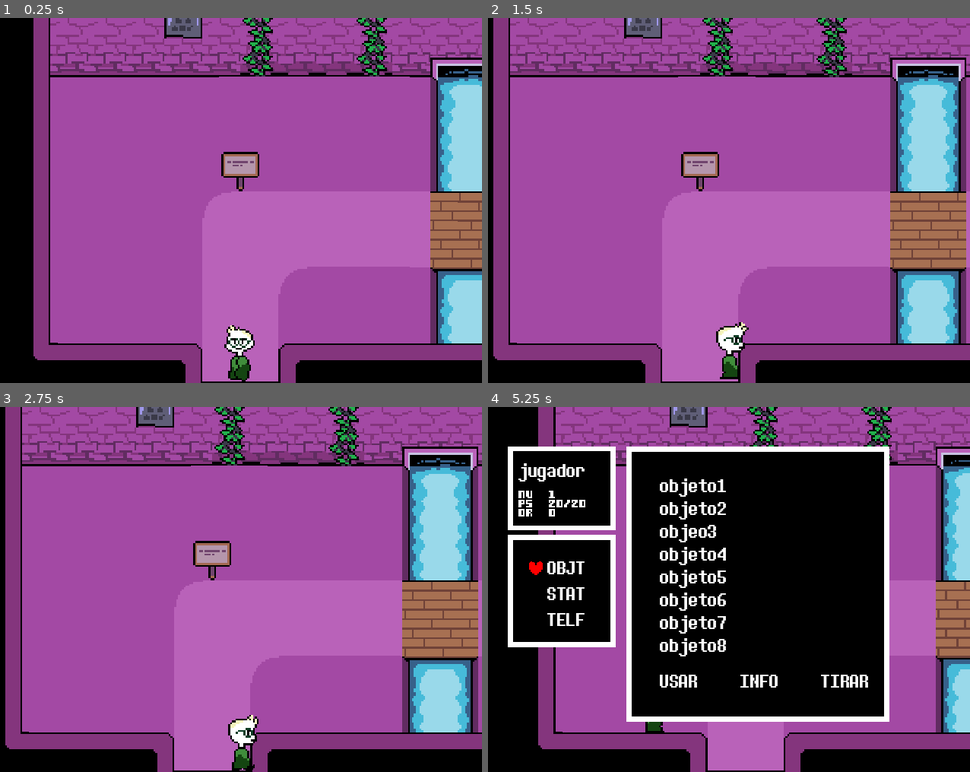
Above: before the commit, frames 1-4 (two rows, left to right).
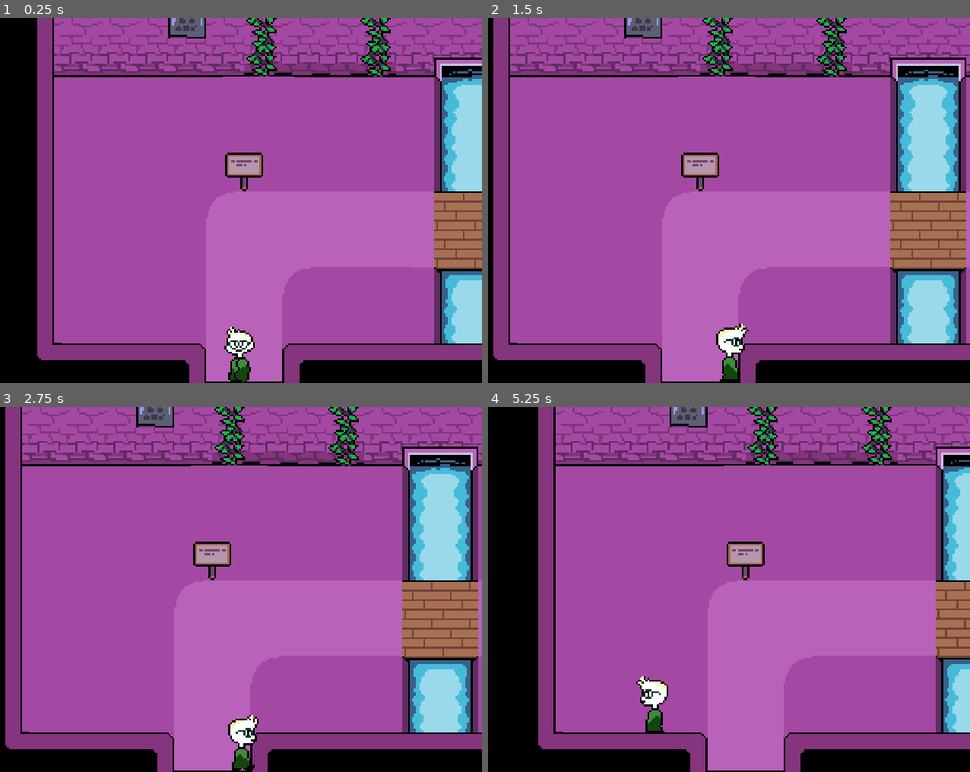
Above: after the commit, the same moments.

Repository: Ivan1-23/morelostale
Game: Godot game, scene res://mapa_ejemplo_2.tscn
Same seed, same stepped clock (60 frames per second), same inputs: the game is played once before the commit and once after it.
Inputs (mouse positions are in pixels of both pictures, inside the frame that each line leads up to):
- Up to frame 1 (0.25 s): no input
- Up to frame 2 (1.5 s): tap Enter (acción) at 0.5 s; move the mouse to (835, 182) at 0.52 s; hold Right (ui_right) 0.53-1.25 s; hold Enter (acción) 0.53-1.25 s; click (835, 182) at 0.67 s; drag from (627, 218) to (700, 273) at 1.27 s
- Up to frame 3 (2.75 s): tap Space at 2 s; move the mouse to (289, 509) at 2.02 s; hold Right (ui_right) from 2.03 s (still down); hold Shift (correr) from 2.03 s (still down); tap Enter (acción) at 2.3 s
- Up to frame 4 (5.25 s): release Right (ui_right) at 2.75 s; release Shift (correr) at 2.75 s; drag from (700, 662) to (579, 534) at 2.77 s; move the mouse to (873, 644) at 3.52 s; hold Left (ui_left) 3.53-4.25 s; hold Enter (acción) 3.53-4.25 s; tap C (menu) at 4.15 s; drag from (555, 472) to (651, 498) at 4.27 s; click (555, 567) at 5.02 s

The runs differ from the first frame. In frame 1, 9.9% of the frame differs, in the area x 6-100%, y 0-100%; in frame 2, 0.4%; in frame 3, less than 0.1%; in frame 4, 50%, in the area x 4-84%, y 10-87%.

Commit message:
ssistema de dialogo p1(test_1.2)

Diff:
--- /dev/null
+++ b/cuadro_dialogo.gd
@@ -0,0 +1,78 @@
+extends CanvasLayer
+
+signal dialogo_terminado
+
+@onready var texto_label = $Fondo/Contenedor/Texto
+@onready var retrato = $Fondo/Contenedor/Retrato
+@onready var timer = $TimerEfecto
+@onready var audio_voz = $AudioVoz
+
+
+var lineas_dialogo: Array = []
+var linea_actual: int = 0
+var escribiendo: bool = false
+
+func _ready():
+	visible = false
+
+func iniciar_dialogo(datos_dialogo: Array):
+	# Formato esperado: [{"texto": "* Hola humano.", "retrato": null, "voz": stream_audio}]
+	lineas_dialogo = datos_dialogo
+	linea_actual = 0
+	visible = true
+	mostrar_linea()
+
+func mostrar_linea():
+	if linea_actual >= lineas_dialogo.size():
+		finalizar_dialogo()
+		return
+
+	escribiendo = true
+	texto_label.visible_characters = 0
+
+	var datos = lineas_dialogo[linea_actual]
+	texto_label.text = datos.get("texto", "")
+
+	# --- LÓGICA DINÁMICA DE RETRATO Y SEPARACIÓN ---
+	var contenedor = $Fondo/Contenedor
+
+	if datos.get("retrato") != null:
+		retrato.texture = datos["retrato"]
+		retrato.visible = true
+		# Si hay retrato, ponemos la separación que quieras (por ejemplo, 16 píxeles)
+		contenedor.add_theme_constant_override("separation", 16)
+	else:
+		retrato.visible = false
+		# Si NO hay retrato, forzamos la separación a 0 para que no deje un hueco vacío
+		contenedor.add_theme_constant_override("separation", 0)
+
+	if datos.get("voz") != null:
+		audio_voz.stream = datos["voz"]
+
+	timer.start()
+
+func _on_timer_efecto_timeout():
+	if texto_label.visible_characters < texto_label.get_total_character_count():
+		texto_label.visible_characters += 1
+		# Reproducir sonido de voz (evitamos que sature en los espacios vacíos)
+		if texto_label.text[texto_label.visible_characters - 1] != " " and audio_voz.stream:
+			audio_voz.play()
+	else:
+		timer.stop()
+		escribiendo = false
+
+func _input(event):
+	if visible and event.is_action_pressed("acción"):
+		if escribiendo:
+			# El truco Undertale: si presionas "acción" mientras escribe, muestra todo de golpe
+			timer.stop()
+			texto_label.visible_characters = -1
+			escribiendo = false
+		else:
+			# Si ya terminó de escribir, avanza a la siguiente línea
+			linea_actual += 1
+			mostrar_linea()
+
+func finalizar_dialogo():
+	visible = false
+	emit_signal("dialogo_terminado")
--- /dev/null
+++ b/cuadro_dialogo.tscn
@@ -0,0 +1,51 @@
+[gd_scene format=3 uid="uid://cqn82hrcqlf1j"]
+
+[ext_resource type="Script" uid="uid://djg0bfifvpqdh" path="res://cuadro_dialogo.gd" id="1_c6uhv"]
+[ext_resource type="Texture2D" uid="uid://bll6rtr7cwkjf" path="res://sprites/textura_menu2.png" id="2_0yen5"]
+[ext_resource type="FontFile" uid="uid://bh72o0b2molck" path="res://fonts/8bitoperator_jve.ttf" id="3_0yen5"]
+
+[node name="cuadro_dialogo" type="CanvasLayer" unique_id=1836545299]
+script = ExtResource("1_c6uhv")
+
+[node name="Fondo" type="NinePatchRect" parent="." unique_id=1992983721]
+anchors_preset = 12
+anchor_top = 1.0
+anchor_right = 1.0
+anchor_bottom = 1.0
+offset_left = 31.0
+offset_top = -162.0
+offset_right = -31.0
+offset_bottom = -10.0
+grow_horizontal = 2
+grow_vertical = 0
+texture = ExtResource("2_0yen5")
+patch_margin_left = 1
+patch_margin_right = 1
+
+[node name="Contenedor" type="HBoxContainer" parent="Fondo" unique_id=1110454879]
+layout_mode = 0
+offset_left = 25.0
+offset_top = 14.0
+offset_right = 563.0
+offset_bottom = 140.0
+
+[node name="Retrato" type="TextureRect" parent="Fondo/Contenedor" unique_id=97292185]
+texture_filter = 1
+custom_minimum_size = Vector2(120, 16)
+layout_mode = 2
+
+[node name="Texto" type="RichTextLabel" parent="Fondo/Contenedor" unique_id=1740690361]
+custom_minimum_size = Vector2(500, 25)
+layout_mode = 2
+theme_override_fonts/normal_font = ExtResource("3_0yen5")
+bbcode_enabled = true
+horizontal_alignment = 3
+
+[node name="TimerEfecto" type="Timer" parent="Fondo" unique_id=2106946908]
+wait_time = 0.3
+one_shot = true
+
+[node name="AudioVoz" type="AudioStreamPlayer2D" parent="Fondo" unique_id=441363253]
+max_polyphony = 3
+
+[connection signal="timeout" from="Fondo/TimerEfecto" to="." method="_on_timer_efecto_timeout"]
--- /dev/null
+++ b/letrero_ejemplo.gd
@@ -0,0 +1,24 @@
+extends StaticBody2D
+
+# Puedes cargar aquí retratos y audios específicos para este personaje
+var voz_sans = null
+
+func hablar() -> Array:
+	# Retornamos un Array de Diccionarios con el formato de Undertale
+	return [
+		{
+			"texto": "* Hola... Bienvenido a la sala debug.",
+			"retrato": null,
+			"voz": voz_sans
+		},
+		{
+			"texto": "* Aquí es donde el programador prueba que las cosas no exploten.",
+			"retrato": null,
+			"voz": voz_sans
+		},
+		{
+			"texto": "* ...Espero que tengas cuidado.",
+			"retrato": null,
+			"voz": voz_sans
+		}
+	]
--- /dev/null
+++ b/letrero_ejemplo.tscn
@@ -0,0 +1,15 @@
+[gd_scene format=3 uid="uid://d32bww5ccae5h"]
+
+[ext_resource type="Script" uid="uid://b32sdgkdqgns5" path="res://letrero_ejemplo.gd" id="1_fha4e"]
+[ext_resource type="Texture2D" uid="uid://cv3nfm33ld0ib" path="res://sprites/letrero_debug.png" id="2_qgg07"]
+
+[sub_resource type="RectangleShape2D" id="RectangleShape2D_1p176"]
+
+[node name="StaticBody2D" type="StaticBody2D" unique_id=11653250]
+script = ExtResource("1_fha4e")
+
+[node name="CollisionShape2D" type="CollisionShape2D" parent="." unique_id=1507325485]
+shape = SubResource("RectangleShape2D_1p176")
+
+[node name="Sprite2D" type="Sprite2D" parent="CollisionShape2D" unique_id=729022875]
+texture = ExtResource("2_qgg07")
--- a/mapa_ejemplo_2.tscn
+++ b/mapa_ejemplo_2.tscn
@@ -5,6 +5,7 @@
 [ext_resource type="Texture2D" uid="uid://di7x0n3aagnef" path="res://sprites/Sprite10.png" id="2_nk6g5"]
 [ext_resource type="PackedScene" uid="uid://m7a4j1a14a3s" path="res://player.tscn" id="3_r3vdj"]
 [ext_resource type="PackedScene" uid="uid://dsexmuqal45mo" path="res://zona_camera.tscn" id="4_nk6g5"]
+[ext_resource type="Texture2D" uid="uid://cv3nfm33ld0ib" path="res://sprites/letrero_debug.png" id="5_btvci"]
 
 [node name="mapa ejemplo 2" type="Node2D" unique_id=701696987]
 script = ExtResource("1_r3vdj")
@@ -30,7 +31,7 @@
 [node name="Sprite10" type="Sprite2D" parent="mapa/Sprite2D" unique_id=73974081]
 z_index = 2
 texture_filter = 1
-position = Vector2(-127, 45.249996)
+position = Vector2(-127, 46.249996)
 scale = Vector2(1, 1.2)
 texture = ExtResource("2_nk6g5")
 
@@ -39,7 +40,12 @@
 
 [node name="player" parent="Node2D" unique_id=1006129407 instance=ExtResource("3_r3vdj")]
 z_index = 1
-position = Vector2(-256, 53)
+position = Vector2(-258, 54)
+
+[node name="LetreroDebug" type="Sprite2D" parent="Node2D" unique_id=2103864633]
+z_index = 2
+position = Vector2(-127, 53)
+texture = ExtResource("5_btvci")
 
 [node name="ZonaCamera" parent="." unique_id=294356047 instance=ExtResource("4_nk6g5")]
 visible = false
--- a/player.gd
+++ b/player.gd
@@ -10,17 +10,29 @@
 @onready var animaciones = $CollisionShape2D/AnimatedSprite2D
 @onready var mira = $CollisionShape2D/RayCast2D
 @onready var menu = $menu
+@onready var escenario_dialogo = preload("res://cuadro_dialogo.tscn")
+var cuadro_dialogo_instancia = null
 
 #------------movimiento
 @warning_ignore("unused_parameter")
 func _physics_process(delta):
-	# --- INTERACCIÓN ---
+# --- INTERACCIÓN ---
 	if Input.is_action_just_pressed("acción") and puede_moverse:
 		if mira.is_colliding():
 			var objeto = mira.get_collider()
 			if objeto.has_method("hablar"):
-				objeto.hablar()
+				# Pausamos el movimiento del jugador
+				puede_moverse = false
 
+				# Instanciamos el cuadro de diálogo si no existe
+				if cuadro_dialogo_instancia == null:
+					cuadro_dialogo_instancia = escenario_dialogo.instantiate()
+					get_tree().current_scene.add_child(cuadro_dialogo_instancia)
+					# Nos conectamos a su señal para saber cuándo termina
+					cuadro_dialogo_instancia.dialogo_terminado.connect(_on_dialogo_terminado)
+
+				# Le pasamos los diálogos que el objeto/PNJ tiene guardados
+				cuadro_dialogo_instancia.iniciar_dialogo(objeto.hablar())
 	# --- CONTROL DE PAUSA / MENÚ ---
 	if not puede_moverse:
 		velocity = Vector2.ZERO
@@ -47,17 +59,17 @@
 		if abs(direccion.x) > abs(direccion.y):
 			if direccion.x > 0:
 				sufijo_direccion = "right"
-				mira.target_position = Vector2(50, 0)
+				mira.target_position = Vector2(20, 0)
 			else:
 				sufijo_direccion = "left"
-				mira.target_position = Vector2(-50, 0)
+				mira.target_position = Vector2(-20, 0)
 		else:
 			if direccion.y > 0:
 				sufijo_direccion = "down"
-				mira.target_position = Vector2(0, 50)
+				mira.target_position = Vector2(0, 20)
 			else:
 				sufijo_direccion = "top"
-				mira.target_position = Vector2(0, -50)
+				mira.target_position = Vector2(0, -20)
 
 		# --- EL TRUCO DE LA ANIMACIÓN ---
 		# Si corre, el prefijo cambia a "run_", si camina se queda en "mov_"
@@ -76,3 +88,6 @@
 	# --- MOVIMIENTO FÍSICO ---
 	velocity = direccion * velocidad_actual
 	move_and_slide()
+	# Agrega esta nueva función al final de tu player.gd
+func _on_dialogo_terminado():
+	puede_moverse = true
--- a/player.tscn
+++ b/player.tscn
@@ -320,10 +320,10 @@
 texture_filter = 1
 position = Vector2(0, -3.5)
 sprite_frames = SubResource("SpriteFrames_pylmc")
-animation = &"idle_down"
-frame_progress = 0.8670254
+animation = &"idle_top"
 
 [node name="RayCast2D" type="RayCast2D" parent="CollisionShape2D" unique_id=1263007441]
+target_position = Vector2(0, -20)
 collision_mask = 3
 
 [node name="Camera2D" type="Camera2D" parent="CollisionShape2D" unique_id=1823459010]
@@ -334,3 +334,4 @@
 limit_bottom = 200
 
 [node name="menu" parent="." unique_id=166901061 instance=ExtResource("3_hqtel")]
+visible = false
Not shown, added: cuadro_dialogo.gd.uid
Not shown, added: letrero_ejemplo.gd.uid
Binary file added: sprites/letrero_debug.png
Not shown, added: sprites/letrero_debug.png.import
